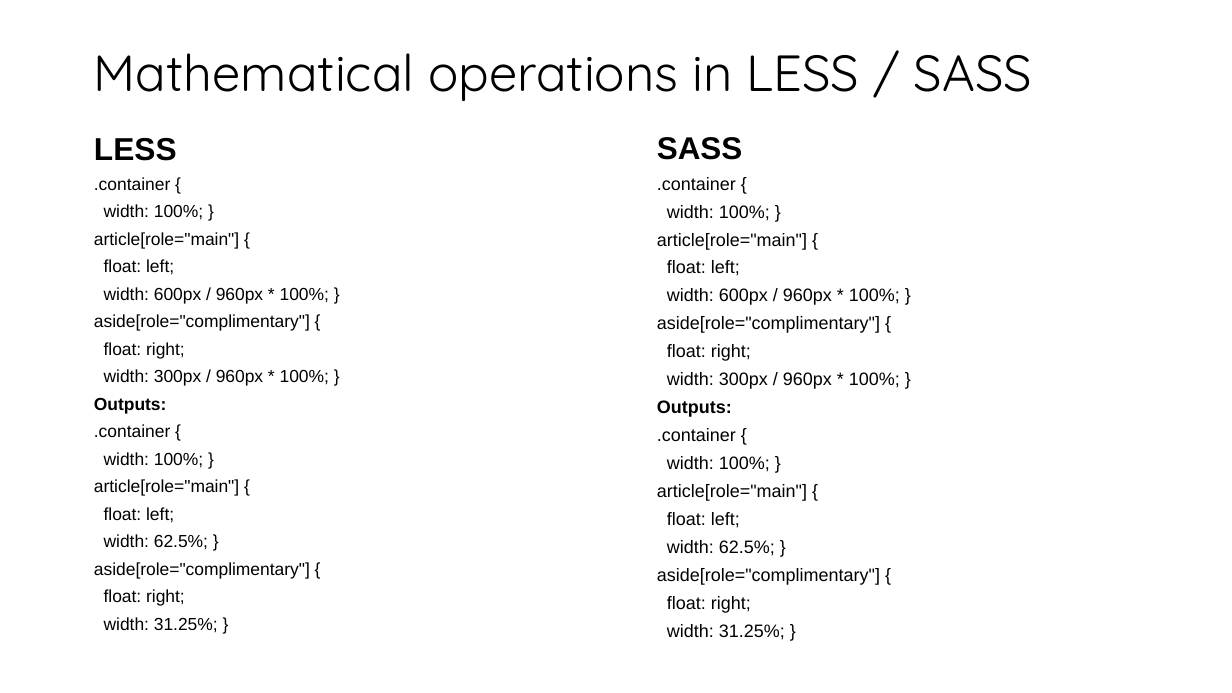
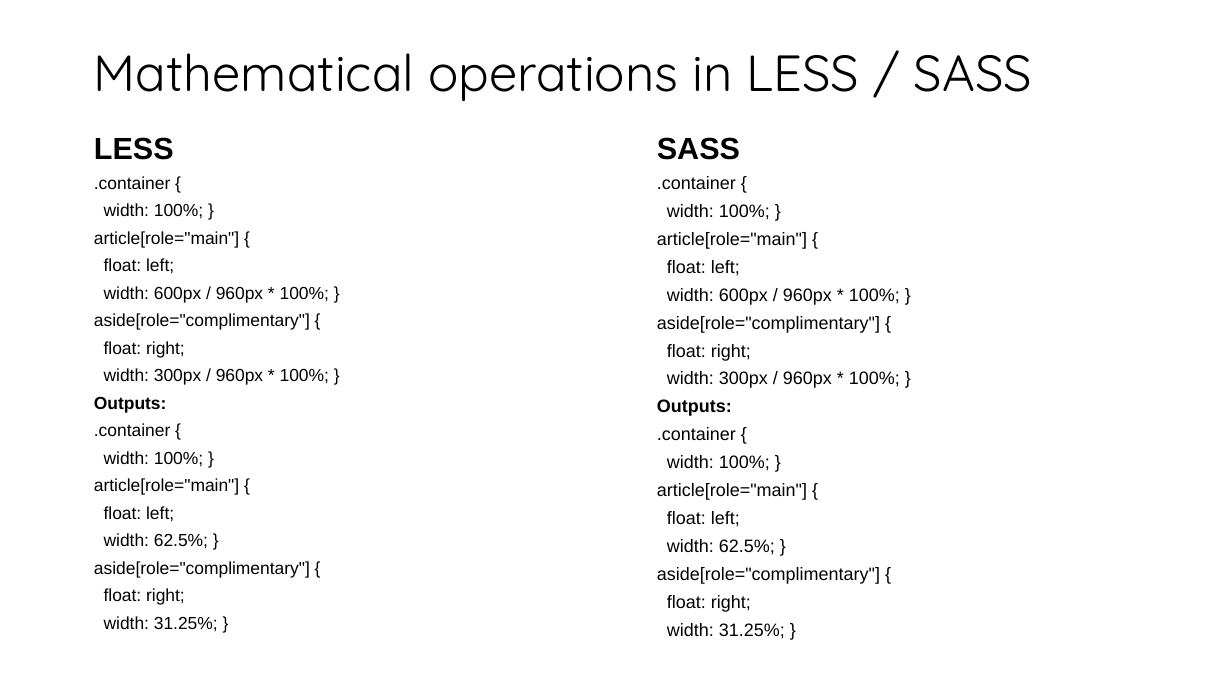
Before and after one commit to stiltet/SASS-Code-Example-Demo, a slide deck: slide 13 of Presentation.pptx (slide 10 before the commit). Drawn at 1232x693 pixels with LibreOffice and Linux fonts; fonts in the diff are those of the drawing. Boxes give left, top, right and bottom in pixels: in the first picture for what was removed or moved away, otherwise in the second. Text is boxed around its words. In the diff, an @@ line names an element or a change of style, - is before the commit and + after.

```diff
--- a/Presentation.pptx
+++ b/Presentation.pptx
@@ text at [94,137,174,160]: size 24.6 to 23.8 pt in "LESS" @@
@@ text at [657,137,740,160]: size 24.5 to 23.8 pt in "SASS" @@
```
Also in this commit, not shown: 8 other slides changed, 6 slides added, 9 other files.
